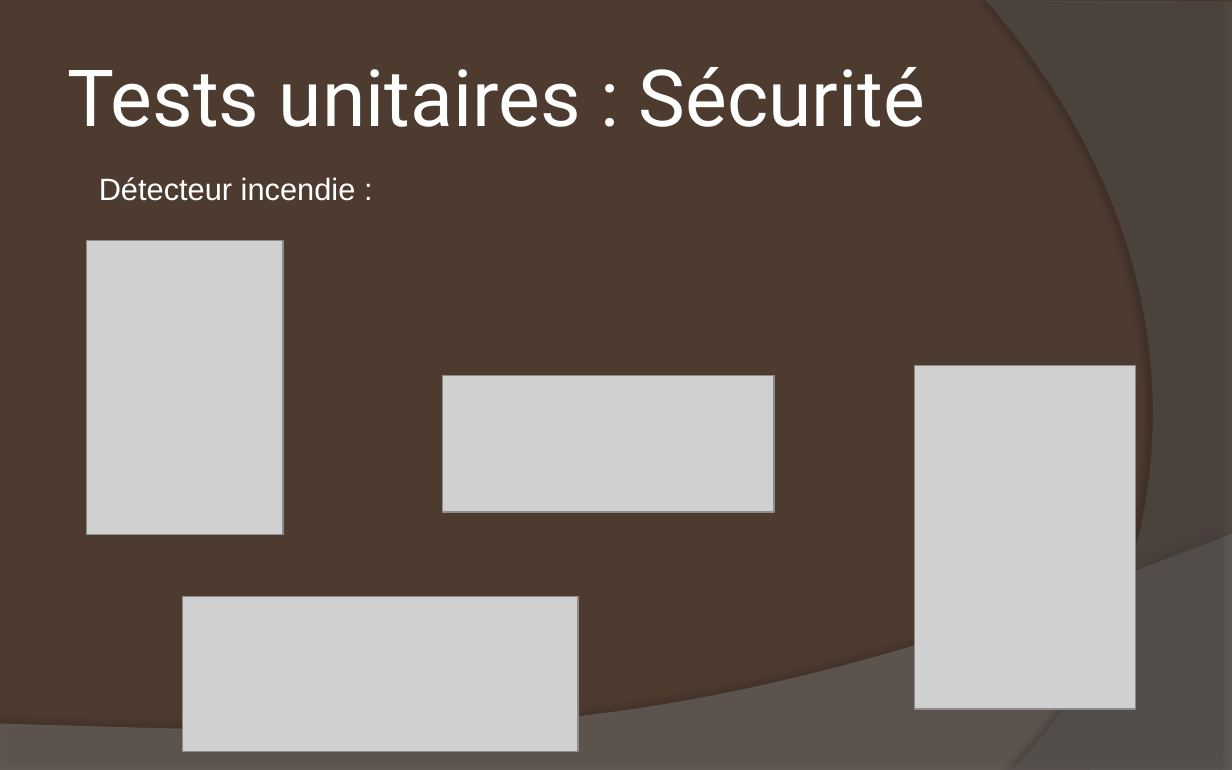
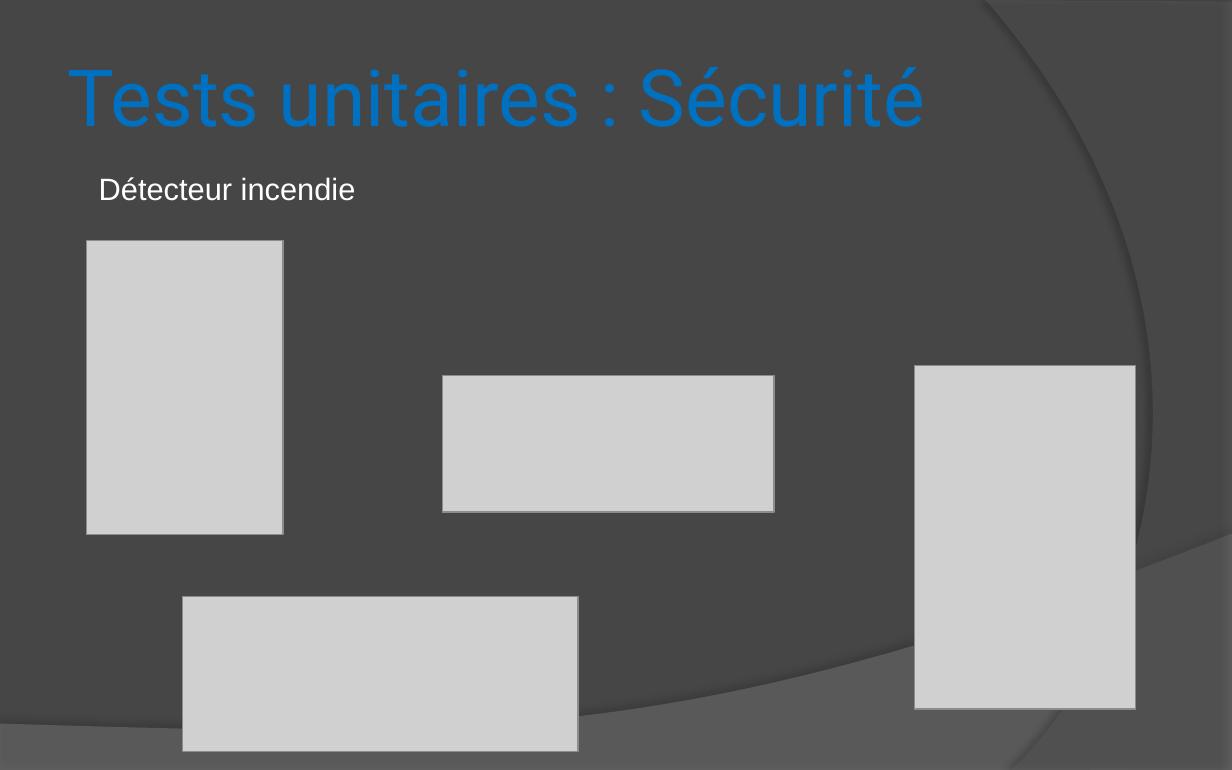
Before and after one commit to DrBalf/domotique_bts_sn_ec_projet, a slide deck: slide 14 of Rapport/Benjamin/RevueDeProjet.pptx. Drawn at 1232x770 pixels with LibreOffice and Linux fonts; fonts in the diff are those of the drawing; grey boxes stand for pictures. Boxes give left, top, right and bottom in pixels: in the first picture for what was removed or moved away, otherwise in the second. Text is boxed around its words. In the diff, an @@ line names an element or a change of style, - is before the commit and + after.

```diff
--- a/Rapport/Benjamin/RevueDeProjet.pptx
+++ b/Rapport/Benjamin/RevueDeProjet.pptx
@@ background #4E3B30 to #464646 @@
@@ title "Tests unitaires : Sécurité" at (x1=68, y1=67, x2=925, y2=127): text colour #FFFFFF to #0070C0, letter outline none to #FFFFFF 0.25 pt @@
@@ text at (x1=99, y1=177, x2=356, y2=201): text changed @@
-Détecteur incendie :
+Détecteur incendie
```
Also in this commit, not shown: 18 other slides changed, 14 other files.
